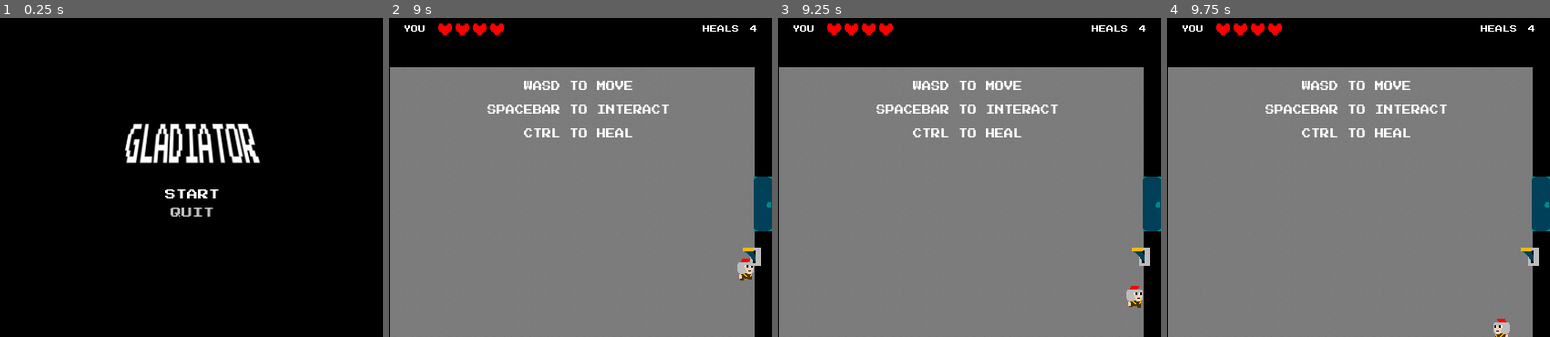
Above: before the commit, frames 1-4 (left to right).
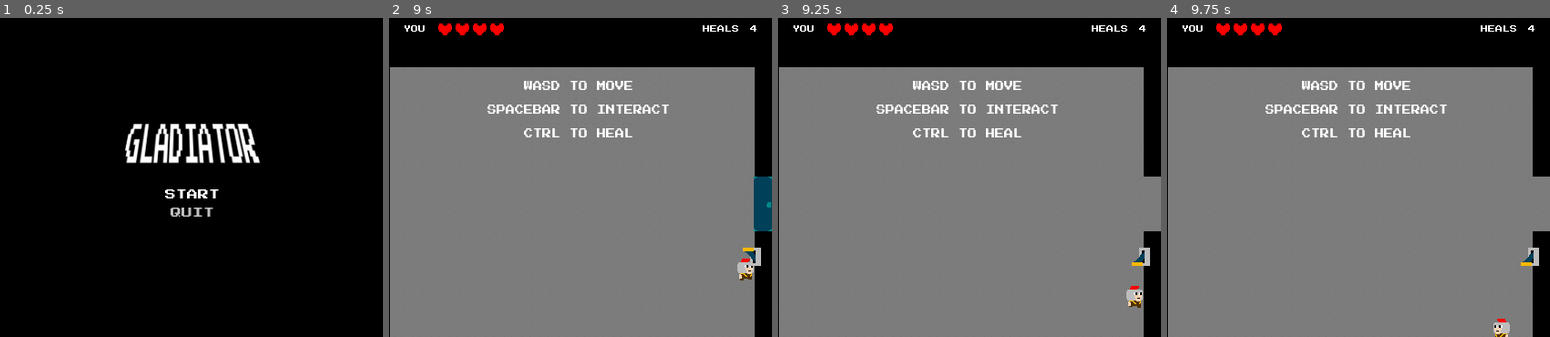
Above: after the commit, the same moments.

Repository: mmalkindi/gladiator
Game: Godot game, scene res://scenes/levels/main.tscn
Same seed, same stepped clock (60 frames per second), same inputs: the game is played once before the commit and once after it.
Inputs:
- Up to frame 1 (0.25 s): no input
- Up to frame 2 (9 s): click "START" at 0.5 s; tap Enter at 1.25 s; hold D (move_right) 1.28-2.03 s; hold Space (interact) 1.28-2.03 s; hold S (move_down) 2.03-2.78 s; tap Ctrl (heal) at 2.1, 6.6 s; tap Space (interact) at 2.3, 3.6, 4.55, 5.1, 6.8, 8.1 s; hold D (move_right) 2.78-3.53 s; hold Space (interact) 2.78-3.53 s; hold W (move_up) 3.53-4.28 s; hold Ctrl (heal) 4.28-5.03 s; hold A (move_left) 4.28-5.78 s; hold S (move_down) 5.78-6.53 s; hold Space (interact) 5.78-6.53 s; hold D (move_right) 6.53-7.28 s; hold W (move_up) 7.28-8.03 s; hold Space (interact) 7.28-8.03 s; hold D (move_right) 8.03-8.78 s; hold S (move_down) from 8.78 s (still down); hold Ctrl (heal) from 8.78 s (still down)
- Up to frame 3 (9.25 s): keep holding S (move_down); keep holding Ctrl (heal); tap Space (interact) at 9.05 s
- Up to frame 4 (9.75 s): release S (move_down) at 9.53 s; release Ctrl (heal) at 9.53 s; hold A (move_left) from 9.53 s (still down); tap Space (interact) at 9.6 s

Frames 1-2 are identical in both runs. In frame 3, 0.9% of the frame differs, in the area x 92-100%, y 49-78%; in frame 4, 0.9%.

Commit message:
feat: streamline player movement script

Diff:
--- a/scenes/entities/player/player.gd
+++ b/scenes/entities/player/player.gd
@@ -24,32 +24,29 @@
 
 
 func _determine_direction():
+	var input_vector = Vector2.ZERO
+	input_vector.x = (
+		Input.get_action_strength("move_right") - Input.get_action_strength("move_left")
+	)
+	input_vector.y = (Input.get_action_strength("move_down") - Input.get_action_strength("move_up"))
+	input_vector = input_vector.normalized()
+
 	var is_moving: bool = false
-	if Input.is_action_pressed("move_up"):
-		#animplayer.flip_h = true
+	if input_vector.x != 0:
 		is_moving = true
-		interact_ray.target_position = Vector2(0, -32)
-		velocity.y = -walk_speed
-	elif Input.is_action_pressed("move_down"):
-		#animplayer.flip_h = false
+		velocity.x = lerp(velocity.x, walk_speed * input_vector.x, 1)
+		animplayer.flip_h = input_vector.x < 0
+		interact_ray.target_position = Vector2(-32, 0) if input_vector.x < 0 else Vector2(32, 0)
+	else:
+		velocity.x = lerp(velocity.x, 0.0, 1)
+
+	if input_vector.y != 0:
 		is_moving = true
-		interact_ray.target_position = Vector2(0, 32)
-		velocity.y = walk_speed
+		velocity.y = lerp(velocity.y, walk_speed * input_vector.y, 1)
+		interact_ray.target_position = Vector2(0, 32) if input_vector.y < 0 else Vector2(0, -32)
+
 	else:
-		velocity.y = 0
-
-	if Input.is_action_pressed("move_left"):
-		animplayer.flip_h = true
-		is_moving = true
-		interact_ray.target_position = Vector2(-32, 0)
-		velocity.x = -walk_speed
-	elif Input.is_action_pressed("move_right"):
-		animplayer.flip_h = false
-		is_moving = true
-		interact_ray.target_position = Vector2(32, 0)
-		velocity.x = walk_speed
-	else:
-		velocity.x = 0
+		velocity.y = lerp(velocity.y, 0.0, 1)
 	_change_animation(is_moving)
 
 
